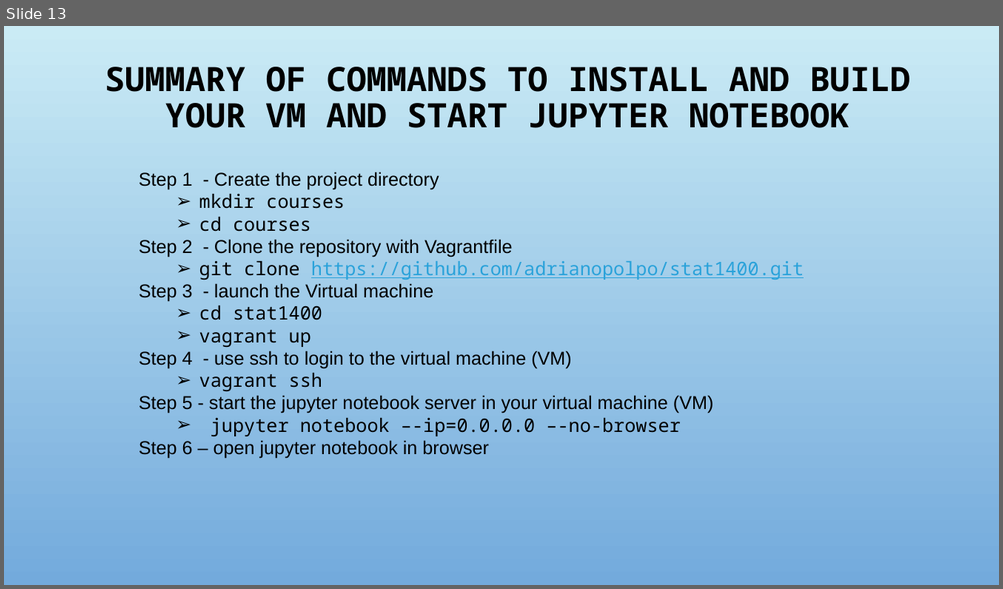
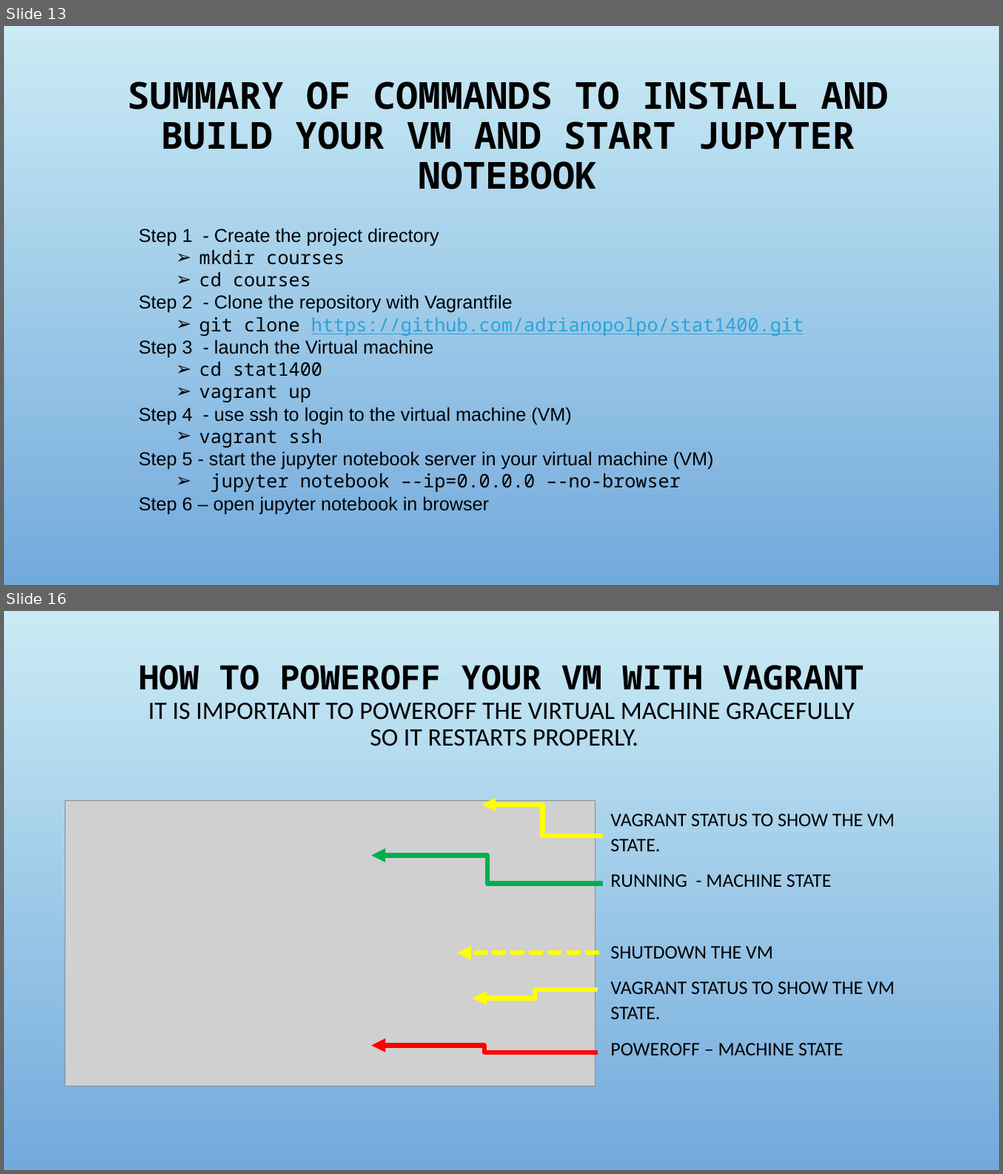
Before and after one commit to adrianopolpo/stat1400, a slide deck: VM_instructions.pptx. Shown one above the other, each under a label of ours: slide 13 before the commit, slides 13 and 16 after it; the slides between them are not shown. The pictures are 1003x589 and 1003x1174 pixels, drawn with LibreOffice and Linux fonts; fonts in the diff are those of the drawing; grey boxes stand for pictures; background and template pictures are left out. Boxes give left, top, right and bottom in pixels: in the first picture for what was removed or moved away, otherwise in the second. Text is boxed around its words. In the diff, an @@ line names an element or a change of style, - is before the commit and + after.

```diff
--- a/VM_instructions.pptx
+++ b/VM_instructions.pptx
@@ slide 16 added at bbox=[4, 611, 999, 1170], background picture (left out) @@
@@ title added at bbox=[139, 665, 863, 746], 24.3 pt, text #000000 @@
+HOW TO POWEROFF YOUR VM WITH VAGRANT
+IT IS IMPORTANT TO POWEROFF THE VIRTUAL MACHINE GRACEFULLY
+SO IT RESTARTS PROPERLY.
@@ picture added at bbox=[65, 801, 596, 1087] @@
@@ elbow arrow added from (603, 836) to (481, 805), #FFFF00 4.5 pt @@
@@ text added at bbox=[610, 814, 894, 1056], 18.5 pt, text #000000 @@
+VAGRANT STATUS TO SHOW THE VM STATE.
+RUNNING - MACHINE STATE
+SHUTDOWN THE VM
+VAGRANT STATUS TO SHOW THE VM STATE.
+POWEROFF – MACHINE STATE
@@ elbow arrow added from (603, 883) to (371, 856), #00B050 4.5 pt @@
@@ elbow arrow added from (600, 954) to (457, 954), #FFFF00 4.5 pt dashed @@
@@ elbow arrow added from (597, 990) to (472, 998), #FFFF00 4.5 pt @@
@@ elbow arrow added from (597, 1053) to (371, 1046), #FF0000 4.5 pt @@
@@ slide 13 changed as well @@
@@ title "SUMMARY OF COMMANDS TO INSTALL ...": place and size @@
-title "SUMMARY OF COMMANDS TO INSTALL ..." at bbox=[105, 67, 910, 128]
+title "SUMMARY OF COMMANDS TO INSTALL ..." at bbox=[127, 82, 888, 190]
@@ title "SUMMARY OF COMMANDS TO INSTALL ..." at bbox=[127, 82, 888, 190]: size 32.4 to 36 pt @@
@@ text "Step 1 - Create the ...": place and size @@
-text "Step 1 - Create the ..." at bbox=[139, 172, 803, 459]
+text "Step 1 - Create the ..." at bbox=[139, 228, 803, 514]
```
Also in this commit, not shown: 12 other slides changed, 3 other slides added.
